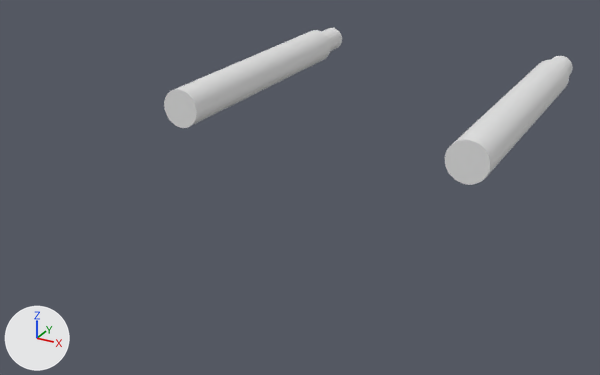
Two versions of the OBJ model cosmodrone/assets/station-parts/generated/fighter_guns.obj, one commit apart.
Camera for both pictures: a 50 mm lens placed at (0.886, -1.76, 0.688), pointed at (-0.09, 0.014, -0.199). Lighting does not change. The marker at lower left points along +X, +Y and +Z. Where no turn or scale is listed for an object, it has been applied to the vertices.

Names of what the first picture shows: 'Fighter_Guns_Cylinder.008'.
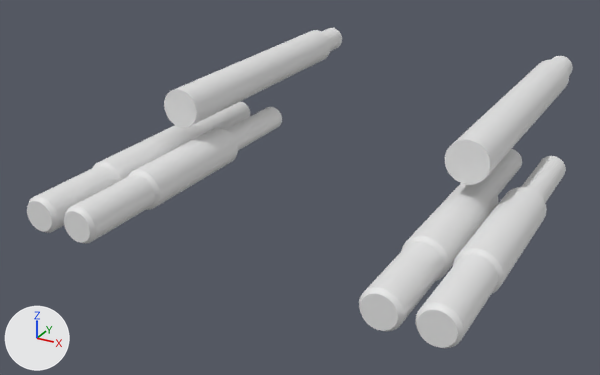
Commit message: cosmodrone: fighter asset/handling updates

The change in detail:
me_fighter_guns_cylinder_008 is used by ob_fighter_guns_cylinder_008; location (0.0, 0.0, 0.0).
me_fighter_guns_cylinder_008 had 256 vertices, 496 faces and spanned x -0.448..0.438, y -0.084..0.803, z -0.053..0.053.
me_fighter_guns_cylinder_008 now has 1536 vertices, 3040 faces and spans x -0.524..0.544, y -0.536..0.803, z -0.193..0.053.
me_fighter_guns_cylinder_008 part 1: a new loose piece of 288 vertices spanning x -0.524..-0.419, y -0.536..0.325, z -0.193..-0.088.
me_fighter_guns_cylinder_008 part 2: a new loose piece of 288 vertices spanning x -0.41..-0.306, y -0.536..0.325, z -0.193..-0.088.
me_fighter_guns_cylinder_008 part 3: a new loose piece of 288 vertices spanning x 0.439..0.544, y -0.536..0.325, z -0.193..-0.088.
me_fighter_guns_cylinder_008 part 4: a new loose piece of 288 vertices spanning x 0.326..0.43, y -0.536..0.325, z -0.193..-0.088.

Boxes (x1, y1, x2, y2) around the edits, measured in the pictures (600 x 375 px):
'Fighter_Guns_Cylinder.008', reshaped (33% wider, 103% taller): before (164, 28, 573, 185); after (27, 28, 573, 348)
part 1 of me_fighter_guns_cylinder_008, added: after (27, 101, 250, 233)
part 2 of me_fighter_guns_cylinder_008, added: after (64, 107, 282, 244)
part 3 of me_fighter_guns_cylinder_008, added: after (415, 156, 566, 348)
part 4 of me_fighter_guns_cylinder_008, added: after (359, 149, 522, 331)
